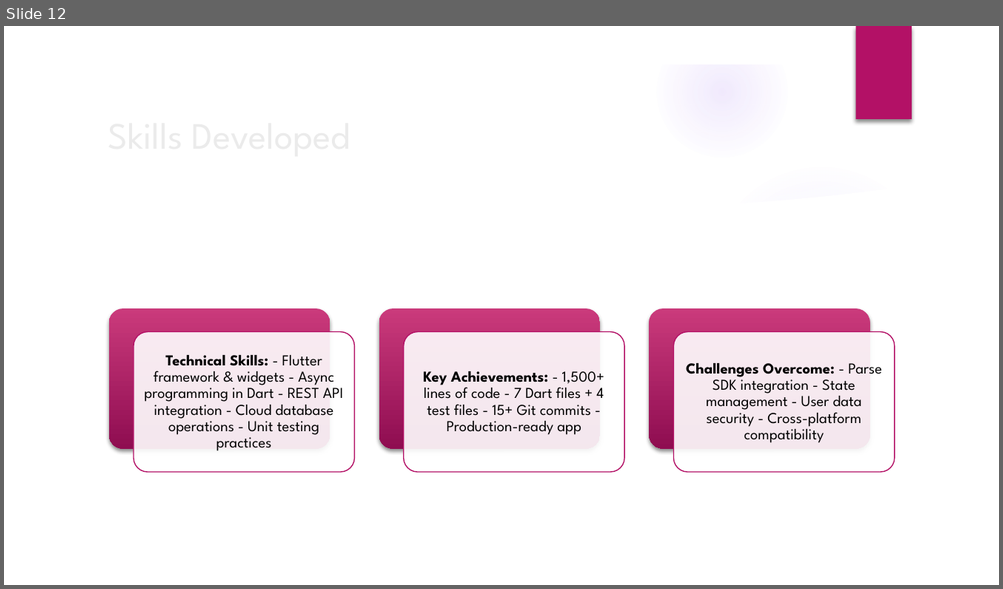
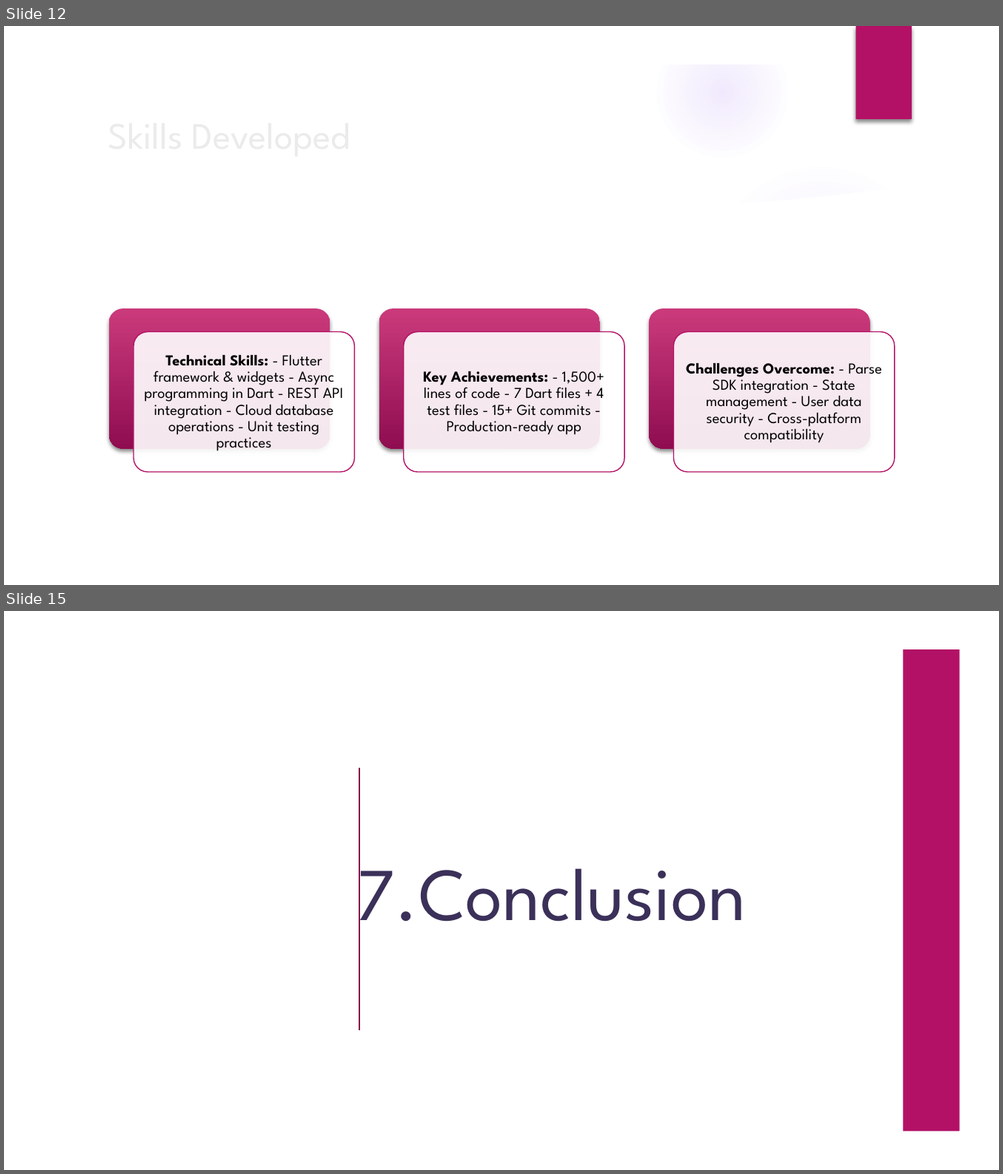
Before and after one commit to 2024mt12104/Flutter_Back4App, a slide deck: AjB4APP_Presentation.pptx. Shown one above the other, each under a label of ours: slide 12 before the commit, slides 12 and 15 after it; the slides between them are not shown. The pictures are 1003x589 and 1003x1174 pixels, drawn with LibreOffice and Linux fonts; fonts in the diff are those of the drawing; background and template pictures are left out. Boxes give left, top, right and bottom in pixels: in the first picture for what was removed or moved away, otherwise in the second. Text is boxed around its words. In the diff, an @@ line names an element or a change of style, - is before the commit and + after.

```diff
--- a/AjB4APP_Presentation.pptx
+++ b/AjB4APP_Presentation.pptx
@@ slide 15 added at bbox=[4, 611, 999, 1170], background picture (left out); not listed: 4 template elements that a slide beside it also shows @@
@@ rectangle added at bbox=[4, 611, 999, 1170], fill #FFFFFF @@
@@ freeform shape added at bbox=[4, 611, 999, 1170], fill #FFFFFF @@
@@ rectangle added at bbox=[855, 611, 911, 704], fill #B31166 @@
@@ rectangle added at bbox=[903, 649, 960, 1131], fill #B31166 @@
@@ line added from (359, 768) to (359, 1030), #860D4C 1.25 pt @@
@@ title added at bbox=[357, 846, 746, 942], 54 pt, text #3B3059 @@
+7.Conclusion
```
Also in this commit, not shown: 2 slides changed, 1 other slide added.
